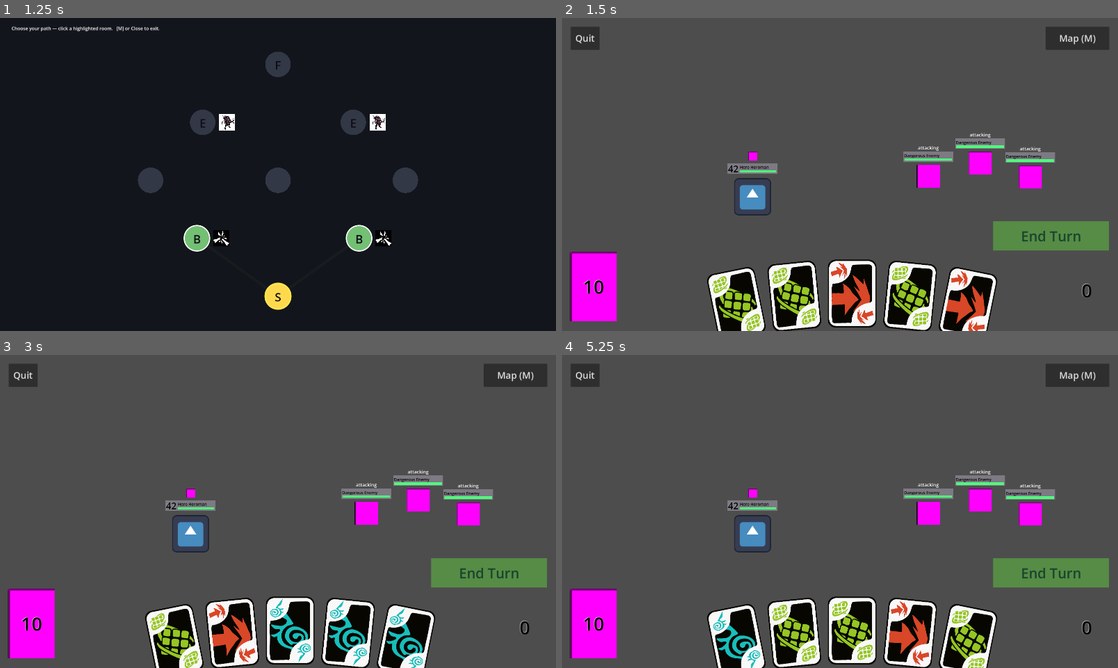
Above: before the commit, frames 1-4 (two rows, left to right).
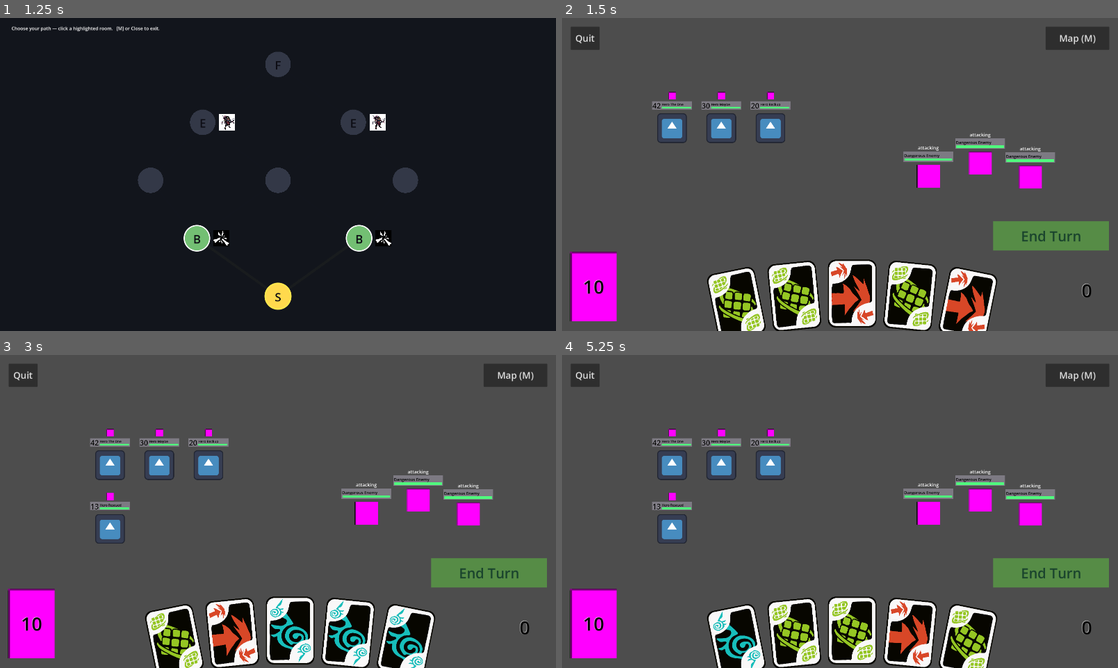
Above: after the commit, the same moments.

Repository: jacob-miller-hq/gmtk-2026
Game: Godot game, scene res://Scenes/map.tscn
Same seed, same stepped clock (60 frames per second), same inputs: the game is played once before the commit and once after it. The engine's default icon, where the game draws it, is replaced by a stand-in: a white triangle on a blue panel in a dark square.
Inputs (mouse positions are in pixels of both pictures, inside the frame that each line leads up to):
- Up to frame 1 (1.25 s): tap A at 0.5 s; move the mouse to (278, 296) at 0.52 s; hold Enter (ui_accept) from 0.53 s (still down); click (278, 296) at 0.67 s
- Up to frame 2 (1.5 s): tap A at 1.25 s; move the mouse to (756, 237) at 1.27 s; release Enter (ui_accept) at 1.28 s; tap Enter (ui_accept) at 1.35 s; click (756, 237) at 1.42 s
- Up to frame 3 (3 s): tap Enter (ui_accept) at 1.52, 1.82, 2.85 s; tap A at 2, 2.75 s; move the mouse to (361, 574) at 2.02 s; hold Enter (ui_accept) 2.03-2.78 s; click (361, 574) at 2.17 s; move the mouse to (150, 517) at 2.77 s; click (150, 517) at 2.92 s
- Up to frame 4 (5.25 s): tap Enter (ui_accept) at 3.02, 3.32, 4.35, 4.52, 4.82 s; tap A at 3.5, 4.25 s; move the mouse to (840, 517) at 3.52 s; hold Enter (ui_accept) 3.53-4.28 s; click (840, 517) at 3.67 s; tap M (toggle_map) at 4.15 s; move the mouse to (967, 517) at 4.27 s; click (967, 517) at 4.42 s; move the mouse to (762, 458) at 5.02 s; hold Enter (ui_accept) from 5.03 s (still down); click (762, 458) at 5.17 s

Frame 1 is identical in both runs. In frame 2, 2.3% of the frame differs, in the area x 16-42%, y 23-64%; in frame 3, 2.8%; in frame 4, 2.8%.

Commit message:
Working through procedural HERO SET

Diff:
--- a/Scenes/combat.gd
+++ b/Scenes/combat.gd
@@ -1,6 +1,7 @@
 extends Node2D
 
 const Card = preload("res://Scenes/card.tscn")
+const Hero = preload("res://Scenes/hero.tscn")
 
 @onready var hand_node: Node2D = $Hand
 @onready var draw_pile_node: Node2D = $DrawPile
@@ -17,6 +18,17 @@
 	2, 2, 2, 2, 2,
 ]
 
+const HERO_POS = [
+	Vector2(380, 380),
+	Vector2(550, 380),
+	Vector2(720, 380),
+
+	Vector2(380, 600),
+	Vector2(550, 600),
+	Vector2(720, 600),
+]
+
+var _hero_data: Array = []   # [{ Node2D, HeroData }] so we can write changes back
 
 func _ready() -> void:
 	print(enemies.size())
@@ -37,6 +49,8 @@
 
 
 func win_combat() -> void:
+	for pair in _hero_data:
+		pair.data.hp = pair.node.hp
 	get_tree().change_scene_to_file("res://Scenes/rewards.tscn")
 
 
@@ -44,10 +58,16 @@
 	for enemy in enemies:
 		enemy.setup()
 
-func setup_heroes():
-	for hero in heroes:
-		hero.set_hp(hero.max_hp)
-		hero.set_action_available(true)
+func setup_heroes() -> void:
+	var i := 0
+	for data in Run.heroes:
+		var hero = Hero.instantiate()
+		hero.hero_name = data.hero_name
+		hero.age = data.age
+		hero.max_hp = data.max_hp
+		hero.hp = data.hp
+		hero.position = HERO_POS[i]
+		hero.scale = Vector2(0.8, 0.8)
 		hero.connect("hero_clicked", func():
 			var card = hand_node.selected_card
 			if card != null && hero.action_available && hero.abilities.has(card.suit):
@@ -57,7 +77,7 @@
 				print(ability.title)
 				match(ability.target):
 					"party":
-						ability.effect.call(heroes)
+						ability.effect.call(_hero_data.map(func (pair): return pair.node))
 					"enemies":
 						ability.effect.call(enemies)
 					"self":
@@ -69,6 +89,10 @@
 				return
 			print(hero.abilities) # TODO
 		)
+		add_child(hero)
+		hero.set_action_available(true)
+		_hero_data.append({ "node": hero, "data": data })
+		i = i + 1
 
 func enemies_select_actions():
 	for enemy in enemies:
@@ -87,9 +111,16 @@
 	hand_node.add_cards(new_hand)
 
 
+func get_hero_nodes() -> Array[Node2D]:
+	var out: Array[Node2D] = []
+	for pair in _hero_data:
+		out.append(pair["node"])
+	return out
+
+
 func enemies_take_actions():
 	for enemy in enemies:
-		enemy.take_action(heroes)
+		enemy.take_action(get_hero_nodes())
 
 func discard_hand():
 	discard_pile_node.place_on_top(hand_node.dump())
@@ -99,7 +130,7 @@
 	if event is InputEventMouseButton and event.button_index == MOUSE_BUTTON_LEFT:
 		if event.pressed:
 			enemies_take_actions()
-			var all_dead = clear_dead(heroes)
+			var all_dead = clear_dead(get_hero_nodes())
 			if all_dead:
 				print("RUN FAILED.")
 			# TODO: check for game over
@@ -109,7 +140,7 @@
 			heroes_make_ready()
 
 func heroes_make_ready():
-	for hero in heroes:
+	for hero in get_hero_nodes():
 		hero.set_action_available(true)
 
 func clear_dead(group: Array[Node2D]):
--- a/Scenes/combat.tscn
+++ b/Scenes/combat.tscn
@@ -2,7 +2,6 @@
 
 [ext_resource type="Script" uid="uid://cvqtajjvt2l28" path="res://Scenes/combat.gd" id="1_4ln8h"]
 [ext_resource type="PackedScene" uid="uid://y38llheoj46j" path="res://Scenes/hand.tscn" id="1_7jmb3"]
-[ext_resource type="PackedScene" uid="uid://cdbx3l14rju36" path="res://Scenes/hero.tscn" id="2_fe60u"]
 [ext_resource type="PackedScene" uid="uid://bkkrab8k18iqw" path="res://Scenes/pile.tscn" id="4_ubpar"]
 [ext_resource type="PackedScene" uid="uid://vtp2khnxr2km" path="res://Scenes/map.tscn" id="5_map0"]
 [ext_resource type="PackedScene" uid="uid://b7h5iv4nnf2xx" path="res://Scenes/enemy.tscn" id="6_yt1oa"]
@@ -14,7 +13,7 @@
 
 [node name="Combat" type="Node2D" unique_id=36955880 node_paths=PackedStringArray("heroes", "enemies")]
 script = ExtResource("1_4ln8h")
-heroes = [NodePath("Heroes/Hero")]
+heroes = [NodePath("")]
 enemies = [NodePath("Enemies/Enemy"), NodePath("Enemies/Enemy2"), NodePath("Enemies/Enemy3")]
 
 [node name="Hand" parent="." unique_id=1096619337 instance=ExtResource("1_7jmb3")]
@@ -66,20 +65,6 @@
 
 [node name="Heroes" type="Node2D" parent="." unique_id=464190963]
 
-[node name="Hero" parent="Heroes" unique_id=45548510 instance=ExtResource("2_fe60u")]
-position = Vector2(658, 617)
-hero_name = "Hero Heroman"
-age = 42
-max_hp = 50
-hp = 15
-
-[node name="ReferenceRect" type="ReferenceRect" parent="Heroes" unique_id=51076942]
-offset_left = 297.0
-offset_top = 212.0
-offset_right = 1002.0
-offset_bottom = 711.0
-mouse_filter = 1
-
 [node name="Enemies" type="Node" parent="." unique_id=1450459628]
 
 [node name="Enemy" parent="Enemies" unique_id=712620868 instance=ExtResource("6_yt1oa")]
--- a/Scenes/map.gd
+++ b/Scenes/map.gd
@@ -117,6 +117,7 @@
 			_edges.append({ "line": line, "from": from_room, "to": to_room })
 
 
+# Draw all visited rooms with VISITED color
 func _restore_from_run() -> void:
 	for id in Run.visited:
 		if _rooms.has(id):
@@ -133,8 +134,9 @@
 	if not Run.visited.has(Run.current_room_id):
 		Run.visited.append(Run.current_room_id)
 	Run.current_room_id = room.name
+	Run.current_room_type = room.room_type
 
-	# Signal the other scenes to pass room parameters
+	# Signal the other scenes to pass room parameters (TODO: we might not need this)
 	room_chosen.emit(room)
 
 	is_screen = false
--- a/Scenes/rewards.gd
+++ b/Scenes/rewards.gd
@@ -4,7 +4,11 @@
 ## "Continue" returns to the map screen, where the player picks the next room.
 
 func _ready() -> void:
+	if Run.current_room_type == "bones":
+		Run.add_hero()
+
 	$Continue.grab_focus()  # so Enter/Space also works
+
 
 
 func _on_continue_pressed() -> void:
--- a/Scenes/rewards.tscn
+++ b/Scenes/rewards.tscn
@@ -1,8 +1,8 @@
-[gd_scene load_steps=2 format=3]
+[gd_scene format=3 uid="uid://dyrgujb3rnrap"]
 
-[ext_resource type="Script" path="res://Scenes/rewards.gd" id="1_rw"]
+[ext_resource type="Script" uid="uid://ctng0vid10kqy" path="res://Scenes/rewards.gd" id="1_rw"]
 
-[node name="Rewards" type="Control"]
+[node name="Rewards" type="Control" unique_id=2138808519]
 layout_mode = 3
 anchors_preset = 15
 anchor_right = 1.0
@@ -11,7 +11,7 @@
 grow_vertical = 2
 script = ExtResource("1_rw")
 
-[node name="Background" type="ColorRect" parent="."]
+[node name="Background" type="ColorRect" parent="." unique_id=1967523003]
 layout_mode = 1
 anchors_preset = 15
 anchor_right = 1.0
@@ -20,7 +20,7 @@
 grow_vertical = 2
 color = Color(0.09, 0.08, 0.06, 1)
 
-[node name="Title" type="Label" parent="."]
+[node name="Title" type="Label" parent="." unique_id=1316432040]
 layout_mode = 1
 anchors_preset = 8
 anchor_left = 0.5
@@ -38,7 +38,7 @@
 horizontal_alignment = 1
 vertical_alignment = 1
 
-[node name="Continue" type="Button" parent="."]
+[node name="Continue" type="Button" parent="." unique_id=1621137669]
 layout_mode = 1
 anchors_preset = 8
 anchor_left = 0.5
--- a/Scripts/Run.gd
+++ b/Scripts/Run.gd
@@ -1,21 +1,37 @@
 extends Node
+
+const HeroData = preload("res://Scripts/hero_data.gd")
 
 ## Persistent run state (game data store)
 
 ## The room the player is currently standing on.
 var current_room_id: String = "start"
+var current_room_type: String = ""
 
 ## Rooms already cleared (passed through) on this run.
 var visited: Array[String] = []
 
-## Available Heroes: the heroes player can choose from
-var available_heroes: Array[String] = []
+## Heroes in hand
+var heroes: Array[HeroData] = [
+	HeroData.new("Hero The One", 42, 15),
+	HeroData.new("Hero Maybe", 30, 12),
+	HeroData.new("Hero Backup", 20, 10),
+]
 
-## Heroes in hand
-var heroes: Array[String] = []
+func add_hero() -> void:
+	print("Appending hero")
+	heroes.append(
+		HeroData.new("Hero Rescued", 13, 6),
+	)
 
 ## Call to start a fresh run (e.g. from a title screen or after game over).
 func reset() -> void:
 	current_room_id = "start"
+	current_room_type = ""
 	visited.clear()
-	## TODO: reset heroes
+
+	heroes = [
+		HeroData.new("Hero The One", 42, 15),
+		HeroData.new("Hero Maybe", 30, 12),
+		HeroData.new("Hero Backup", 20, 10),
+	]
--- /dev/null
+++ b/Scripts/hero_data.gd
@@ -0,0 +1,13 @@
+class_name HeroData
+extends RefCounted
+
+var hero_name: String
+var age: int
+var max_hp: int
+var hp: int
+
+func _init(_name := "Hero", _age := 40, _max_hp := 15) -> void:
+	hero_name = _name
+	age = _age
+	max_hp = _max_hp
+	hp = _max_hp
Not shown, added: Scripts/hero_data.gd.uid
Not shown, removed: Scenes/enemy.tscn10395191048.tmp
Not shown, removed: Scenes/hero.tscn7773079203.tmp
